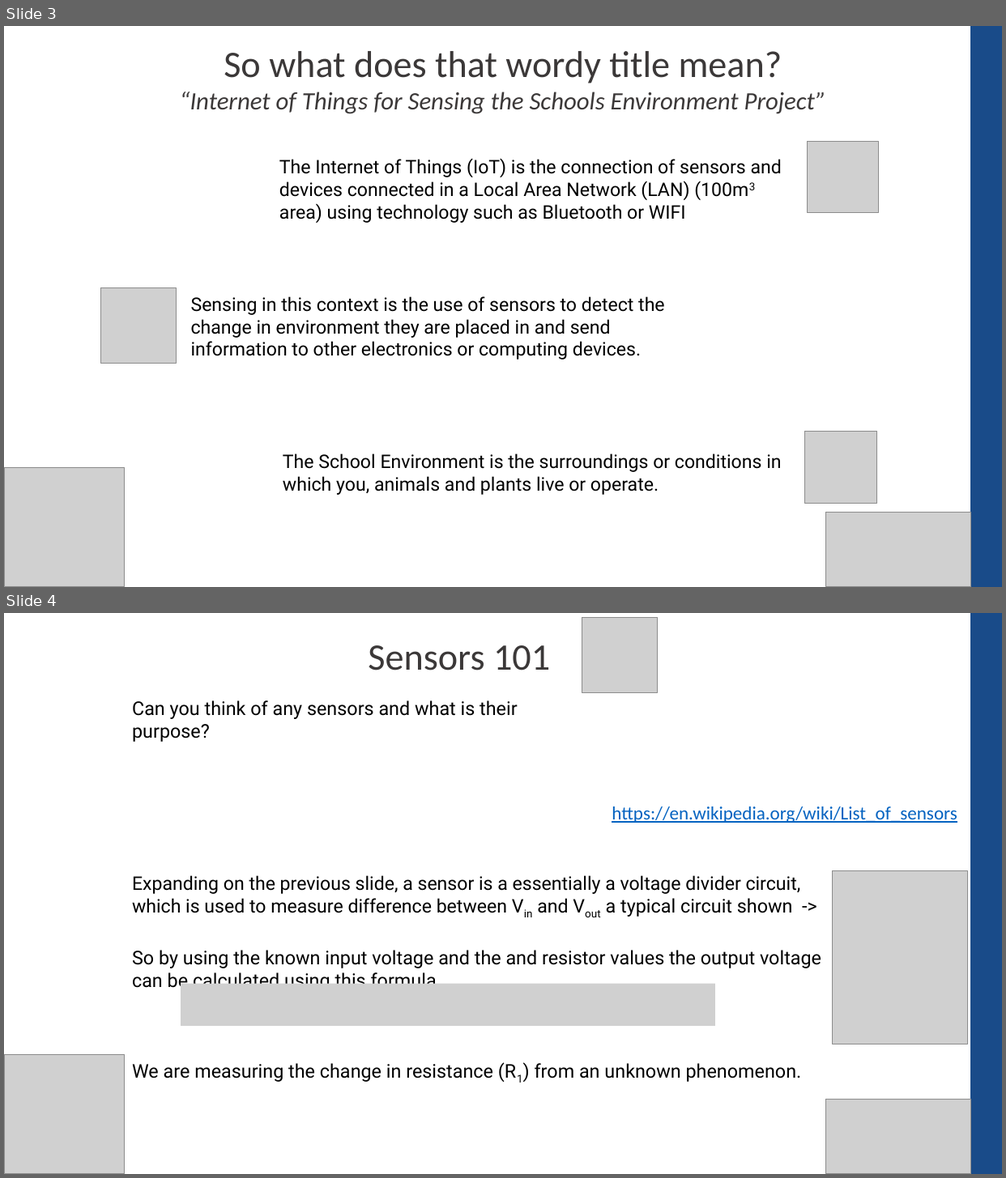
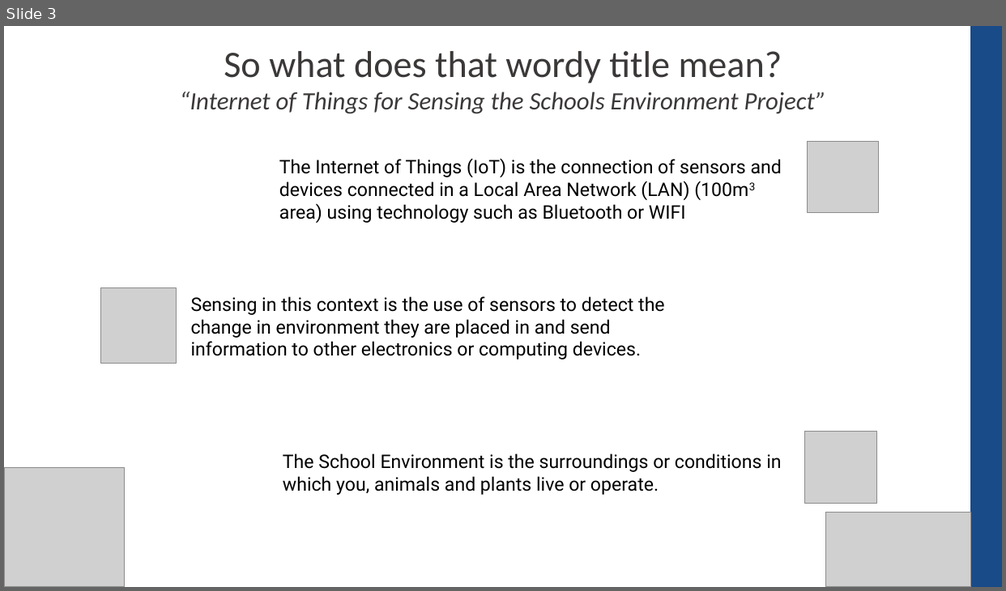
Before and after one commit to CompEng0001/IoT-and-Our-Schools-Environments-for-Education, a slide deck: Lessons/Introduction.pptx. Shown one above the other, each under a label of ours: slides 3 and 4 before the commit, slide 3 after it. The pictures are 1006x1178 and 1006x591 pixels, drawn with LibreOffice and Linux fonts; fonts in the diff are those of the drawing; grey boxes stand for pictures. Boxes give left, top, right and bottom in pixels: in the first picture for what was removed or moved away, otherwise in the second. Text is boxed around its words. In the diff, an @@ line names an element or a change of style, - is before the commit and + after.

Commit message:
New powerpoints
Updated Introduction and added Sensors 101

```diff
--- a/Lessons/Introduction.pptx
+++ b/Lessons/Introduction.pptx
@@ slide 4 removed at (4,613,1002,1174), background #FFFFFF @@
@@ picture removed at (582,618,658,693) @@
@@ rectangle removed at (971,613,1002,1174) @@
@@ text removed at (368,645,550,671) @@
-Sensors 101
@@ text removed at (132,700,517,742) @@
-Can you think of any sensors and what is their purpose?
@@ text removed at (612,807,957,823) @@
-https://en.wikipedia.org/wiki/List_of_sensors
@@ text removed at (132,875,821,1082) @@
-Expanding on the previous slide, a sensor is a essentially a voltage divider circuit, which is used to measure difference between Vin and Vout a typical circuit shown ->
-So by using the known input voltage and the and resistor values the output voltage can be calculated using this formula.
-We are measuring the change in resistance (R1) from an unknown phenomenon.
@@ picture removed at (833,871,968,1045) @@
@@ picture removed at (181,983,715,1026) @@
@@ picture removed at (5,1054,125,1174) @@
@@ picture removed at (826,1100,971,1174) @@
```
Also in this commit, not shown: 1 slide changed, 1 slide added, 5 other slides removed, 1 other file.
